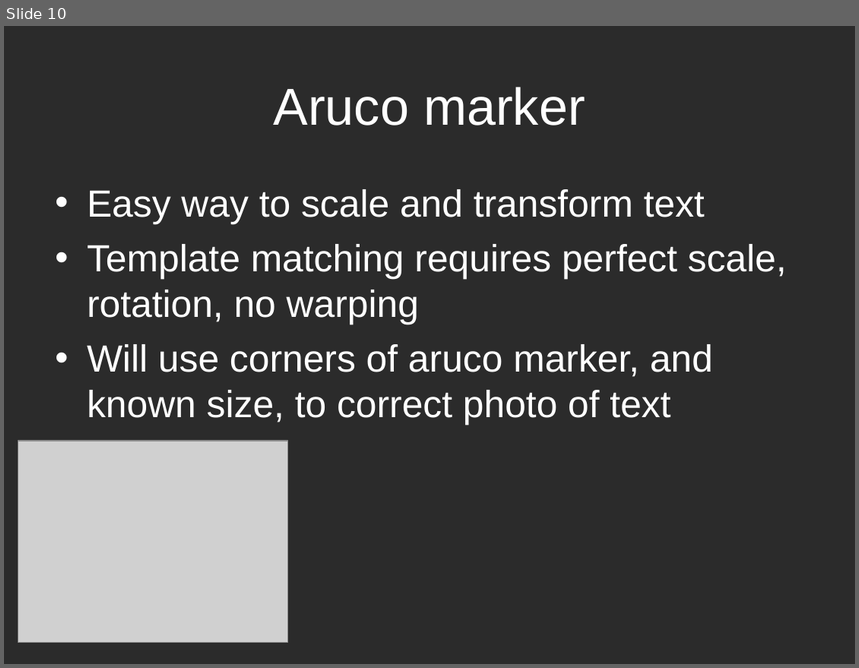
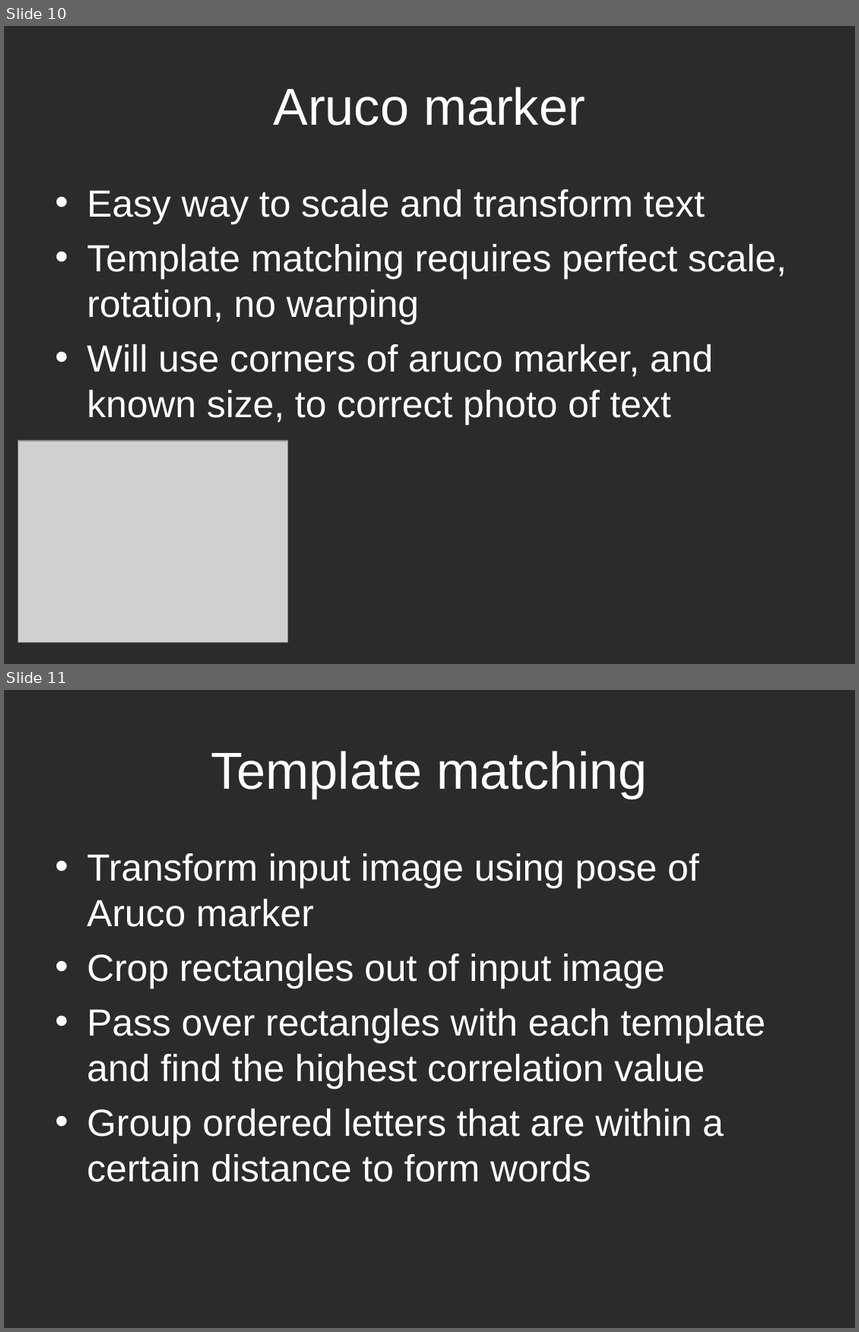
Before and after one commit to austinmleo/CompVisionFinal, a slide deck: Presentation/Teaching robots to read.ppt. Shown one above the other, each under a label of ours: slide 10 before the commit, slides 10 and 11 after it. The pictures are 859x668 and 859x1332 pixels, drawn with LibreOffice and Linux fonts; fonts in the diff are those of the drawing; grey boxes stand for pictures; background and template pictures are left out; a plain dark background stands for a picture behind light text. Boxes give left, top, right and bottom in pixels: in the first picture for what was removed or moved away, otherwise in the second. Text is boxed around its words. In the diff, an @@ line names an element or a change of style, - is before the commit and + after.

Commit message:
Modified Scaled Text reader. Unfinished ppt.

```diff
--- a/Presentation/Teaching robots to read.ppt
+++ b/Presentation/Teaching robots to read.ppt
@@ slide 11 added at [4, 690, 855, 1328], background picture (left out) @@
@@ title added at [211, 751, 648, 799], 44 pt, text #FFFFFF @@
+Template matching
@@ text added at [87, 853, 766, 1182], 32 pt, text #FFFFFF @@
+• Transform input image using pose of Aruco marker
+• Crop rectangles out of input image
+• Pass over rectangles with each template and find the highest correlation value
+• Group ordered letters that are within a certain distance to form words
```
Also in this commit, not shown: 2 other slides added, 1 slide removed, 1 other file.
